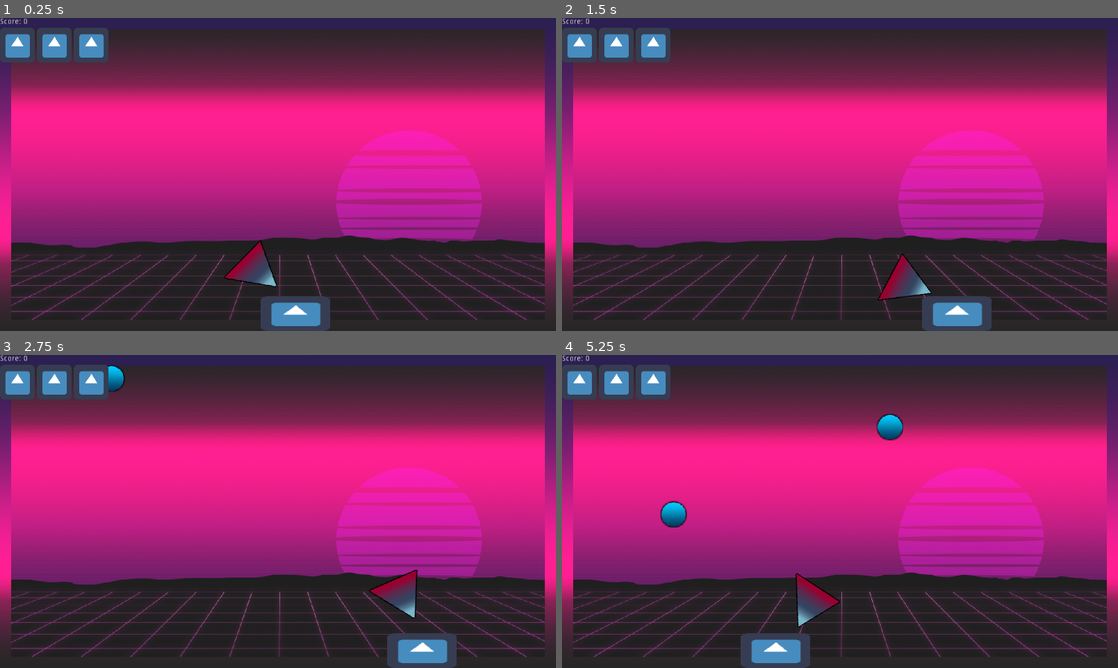
Above: before the commit, frames 1-4 (two rows, left to right).
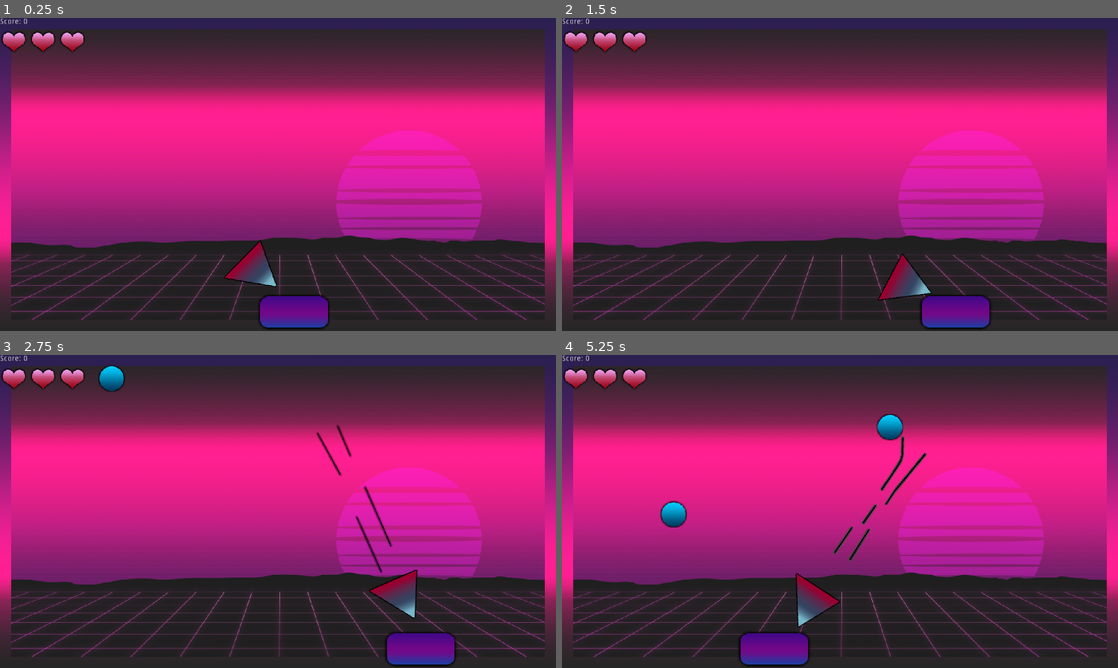
Above: after the commit, the same moments.

Repository: Koumarin/vacuum
Game: Godot game, scene res://scn/main.tscn
Same seed, same stepped clock (60 frames per second), same inputs: the game is played once before the commit and once after it. The engine's default icon, where the game draws it, is replaced by a stand-in: a white triangle on a blue panel in a dark square.
Inputs (mouse positions are in pixels of both pictures, inside the frame that each line leads up to):
- Up to frame 1 (0.25 s): no input
- Up to frame 2 (1.5 s): tap Enter at 0.5 s; move the mouse to (962, 158) at 0.52 s; press the mouse at (962, 158) at 0.53 s; hold D (move-right) 0.53-1.28 s; move the mouse to (728, 190) at 1.27 s; release the mouse at (728, 190) at 1.28 s; hold A (move-left) from 1.28 s (still down); click (728, 190) at 1.35 s
- Up to frame 3 (2.75 s): move the mouse to (333, 442) at 2.02 s; release A (move-left) at 2.03 s; press the mouse at (333, 442) at 2.03 s; hold D (move-right) from 2.03 s (still down)
- Up to frame 4 (5.25 s): move the mouse to (812, 574) at 2.77 s; release the mouse at (812, 574) at 2.78 s; click (812, 574) at 2.85 s; move the mouse to (1006, 558) at 3.52 s; release D (move-right) at 3.53 s; press the mouse at (1006, 558) at 3.53 s; hold A (move-left) from 3.53 s (still down); move the mouse to (673, 464) at 4.27 s; release the mouse at (673, 464) at 4.28 s; click (673, 464) at 4.35 s; move the mouse to (867, 511) at 5.02 s; press the mouse at (867, 511) at 5.03 s

The runs differ from the first frame. In frame 1, 3.5% of the frame differs, in the area x 0-60%, y 3-100%; in frame 2, 3.5%; in frame 3, 3.9%; in frame 4, 4.0%, in the area x 0-66%, y 3-100%.

Commit message:
add more sprites

Diff:
--- a/scn/life.tscn
+++ b/scn/life.tscn
@@ -1,11 +1,11 @@
 [gd_scene load_steps=2 format=2]
 
-[ext_resource path="res://icon.png" type="Texture" id=1]
+[ext_resource path="res://dat/hearth.png" type="Texture" id=1]
 
 [node name="Life" type="TextureRect"]
-anchor_right = 0.016
-anchor_bottom = 0.027
-margin_right = 47.616
-margin_bottom = 47.8
+anchor_right = 0.012
+anchor_bottom = 0.022
+margin_right = 37.712
+margin_bottom = 37.328
 rect_scale = Vector2( 0.25, 0.25 )
 texture = ExtResource( 1 )
--- a/scn/main.tscn
+++ b/scn/main.tscn
@@ -1,10 +1,12 @@
-[gd_scene load_steps=18 format=2]
-
-[ext_resource path="res://icon.png" type="Texture" id=1]
+[gd_scene load_steps=21 format=2]
+
+[ext_resource path="res://dat/body.png" type="Texture" id=1]
 [ext_resource path="res://scn/item.tscn" type="PackedScene" id=2]
 [ext_resource path="res://dat/t1.png" type="Texture" id=3]
 [ext_resource path="res://scn/life.tscn" type="PackedScene" id=4]
 [ext_resource path="res://dat/bc.png" type="Texture" id=5]
+[ext_resource path="res://dat/wind_1.png" type="Texture" id=6]
+[ext_resource path="res://dat/wind_2.png" type="Texture" id=7]
 
 [sub_resource type="GDScript" id=1]
 script/source = "extends KinematicBody2D
@@ -69,9 +71,11 @@
 	if event.is_action_pressed('activate'):
 		monitoring              = true
 		suction_area.monitoring = true
+		suction_sprite.visible  = true
 	elif event.is_action_released('activate'):
 		monitoring              = false
 		suction_area.monitoring = false
+		suction_sprite.visible  = false
 "
 
 [sub_resource type="RectangleShape2D" id=3]
@@ -79,6 +83,14 @@
 
 [sub_resource type="RectangleShape2D" id=9]
 extents = Vector2( 174.125, 35 )
+
+[sub_resource type="SpriteFrames" id=14]
+animations = [ {
+"frames": [ ExtResource( 6 ), ExtResource( 7 ) ],
+"loop": true,
+"name": "default",
+"speed": 3.0
+} ]
 
 [sub_resource type="RectangleShape2D" id=13]
 extents = Vector2( 64, 32 )
@@ -174,7 +186,8 @@
 speed = 20000.0
 
 [node name="Sprite" type="Sprite" parent="Player"]
-scale = Vector2( 2, 1 )
+position = Vector2( -3.99998, -4.00001 )
+scale = Vector2( 1.52, 1.44 )
 texture = ExtResource( 1 )
 
 [node name="CollisionShape2D" type="CollisionShape2D" parent="Player"]
@@ -206,11 +219,12 @@
 position = Vector2( 275, 0 )
 shape = SubResource( 9 )
 
-[node name="Sprite" type="Sprite" parent="Player/Vacuum/SuctionArea"]
+[node name="Sprite" type="AnimatedSprite" parent="Player/Vacuum/SuctionArea"]
 visible = false
-position = Vector2( 276, -1 )
-scale = Vector2( 5.375, 1 )
-texture = ExtResource( 1 )
+position = Vector2( 276, 1.00001 )
+scale = Vector2( 1.96571, 2.05714 )
+frames = SubResource( 14 )
+playing = true
 
 [node name="HitBox" type="Area2D" parent="Player"]
 collision_layer = 0
Binary file added: dat/body.png
Not shown, added: dat/body.png.import
Binary file added: dat/hearth.png
Not shown, added: dat/hearth.png.import
Binary file added: dat/wind_1.png
Not shown, added: dat/wind_1.png.import
Binary file added: dat/wind_2.png
Not shown, added: dat/wind_2.png.import
